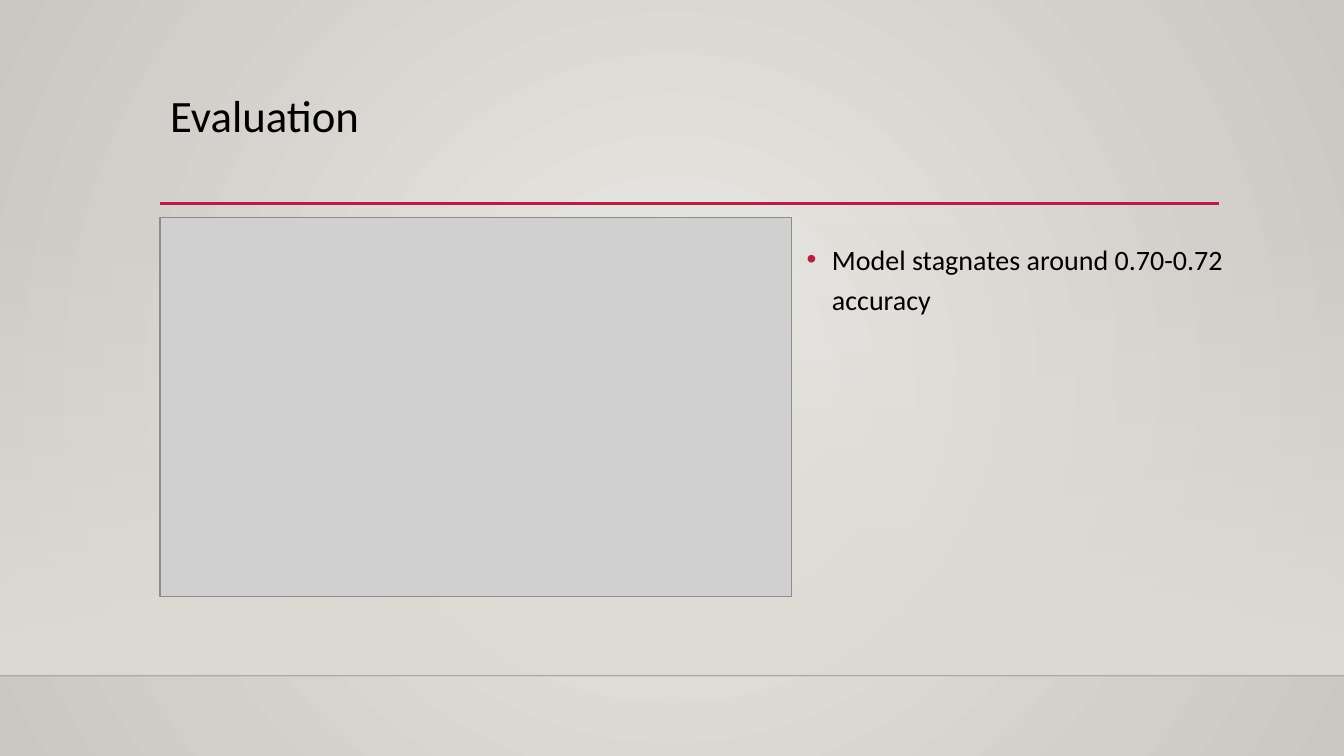
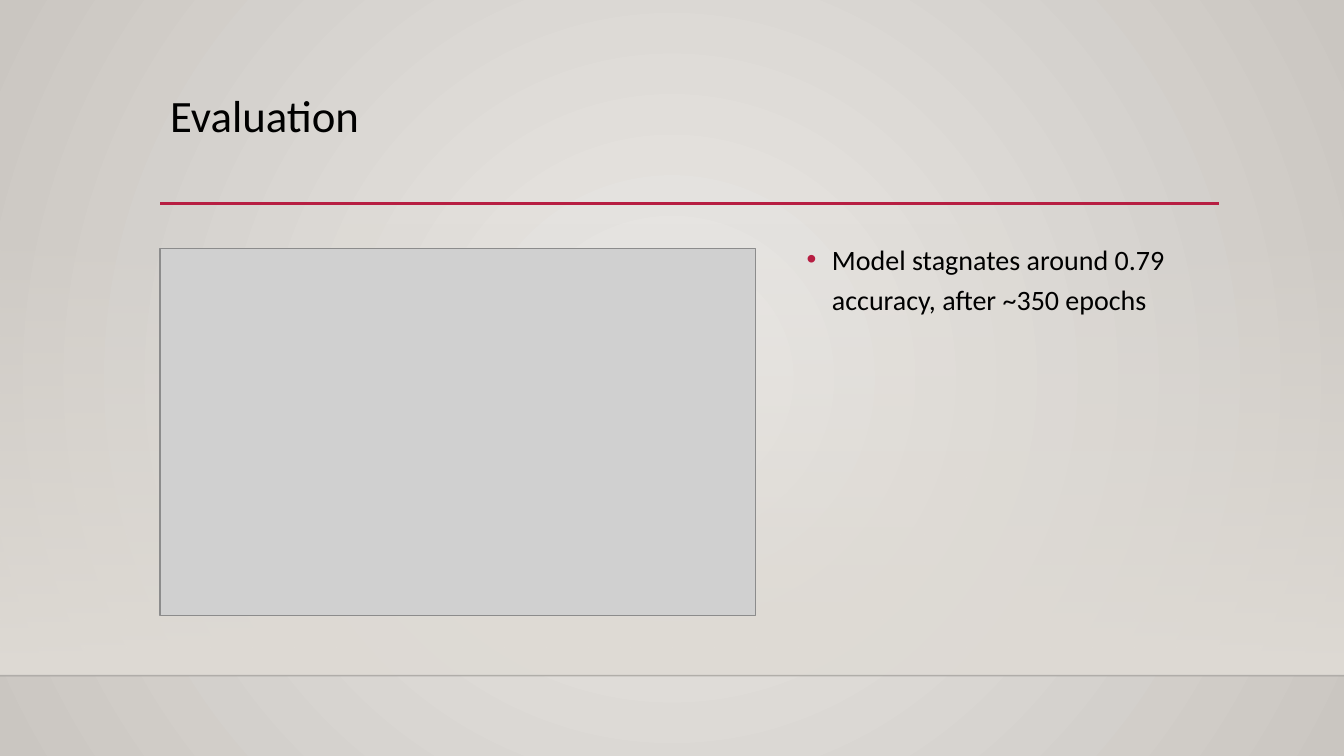
Before and after one commit to Kesterchia/Classifying-Chest-X-Rays, a slide deck: slide 18 of Identifying Covid-19 patients from Chest X-Rays.pptx (slide 17 before the commit). Drawn at 1344x756 pixels with LibreOffice and Linux fonts; fonts in the diff are those of the drawing; grey boxes stand for pictures; background and template pictures are left out. Boxes give left, top, right and bottom in pixels: in the first picture for what was removed or moved away, otherwise in the second. Text is boxed around its words. In the diff, an @@ line names an element or a change of style, - is before the commit and + after.

```diff
--- a/Identifying Covid-19 patients from Chest X-Rays.pptx
+++ b/Identifying Covid-19 patients from Chest X-Rays.pptx
@@ picture: place and size @@
-picture at (160,218,791,597)
+picture at (160,248,755,615)
@@ text at (832,250,1165,315): text changed @@
-• Model stagnates around 0.70-0.72 accuracy
+• Model stagnates around 0.79 accuracy, after ~350 epochs
```
Also in this commit, not shown: 6 other slides changed, 4 slides added, 2 slides removed, 1 other file.
